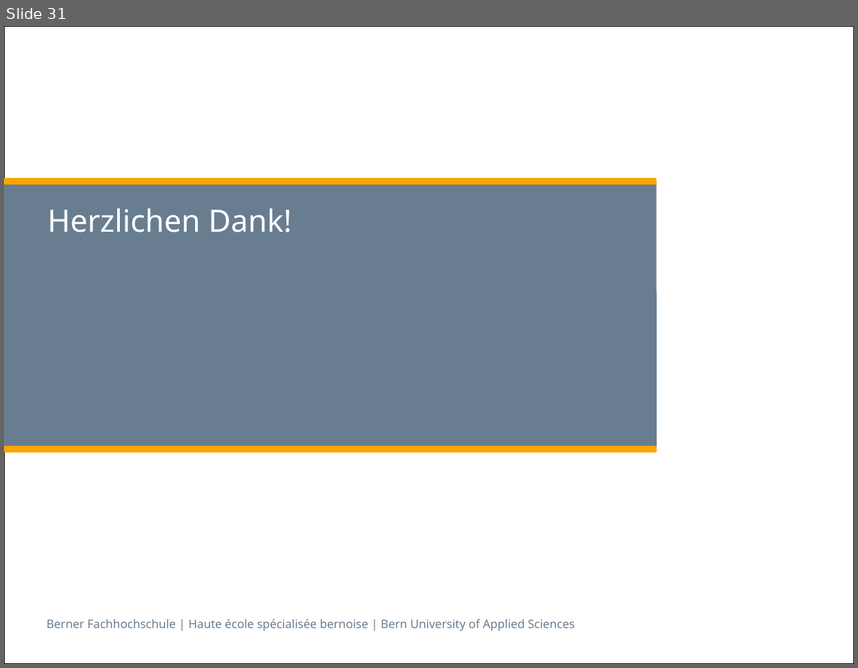
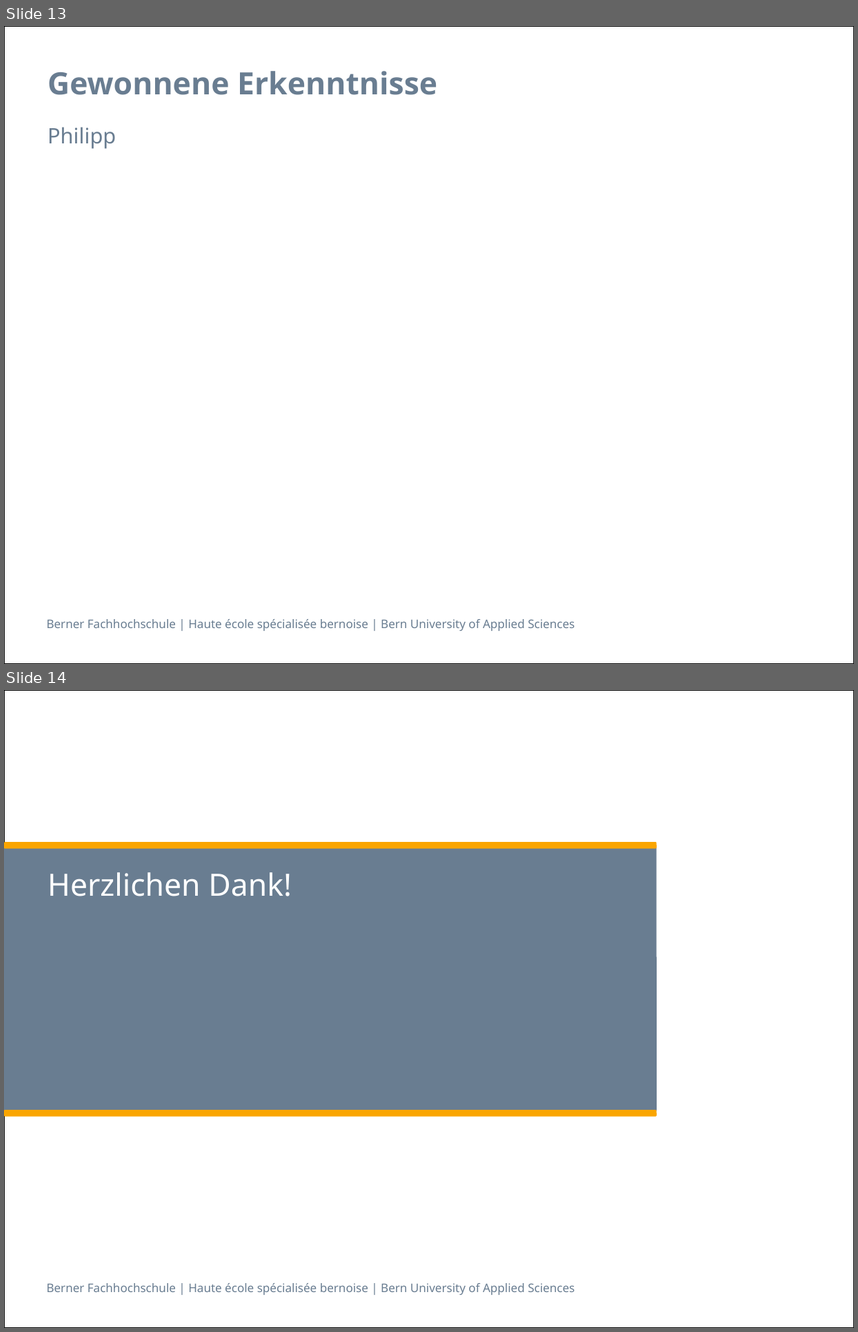
Before and after one commit to zyssm4/ch.bfh.btx8081.w2015.red, a slide deck: doc/Task14/task14_presentation Schlurp.pptx. Shown one above the other, each under a label of ours: slide 31 before the commit, slides 13 and 14 after it. The pictures are 858x668 and 858x1332 pixels, drawn with LibreOffice and Linux fonts; fonts in the diff are those of the drawing. Boxes give left, top, right and bottom in pixels: in the first picture for what was removed or moved away, otherwise in the second. Text is boxed around its words. In the diff, an @@ line names an element or a change of style, - is before the commit and + after.

```diff
--- a/doc/Task14/task14_presentation Schlurp.pptx
+++ b/doc/Task14/task14_presentation Schlurp.pptx
@@ slide 13 added at [4,26,854,664], background #FFFFFF; not listed: 2 template elements that a slide beside it also shows @@
@@ title added at [47,71,437,95], 26 pt, text #697D91, bold @@
+Gewonnene Erkenntnisse
@@ text added at [47,127,116,149], 18 pt, text #697D91 @@
+Philipp
@@ what was slide 31 is now slide 14 @@
```
Also in this commit, not shown: 1 slide changed, 11 other slides added, 29 slides removed.
